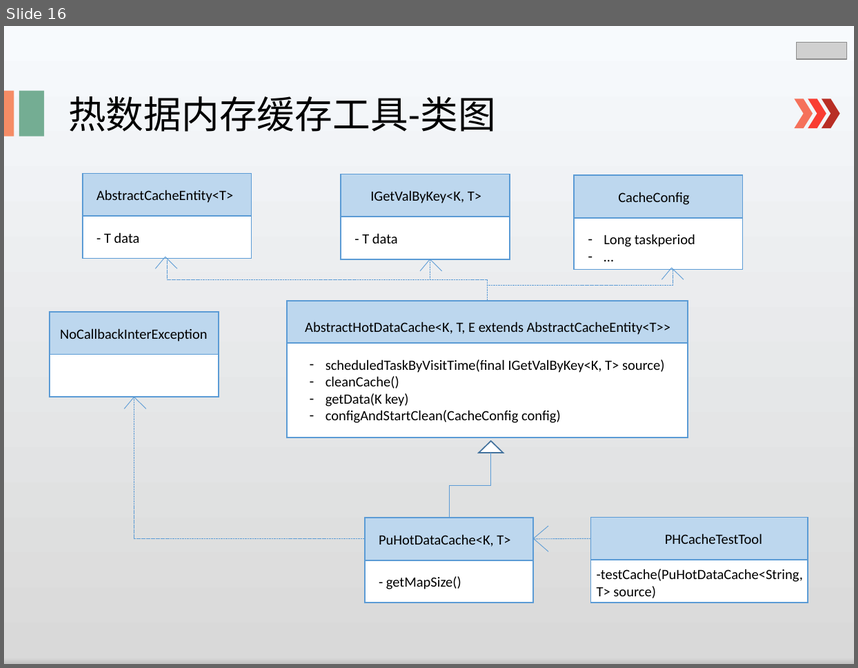
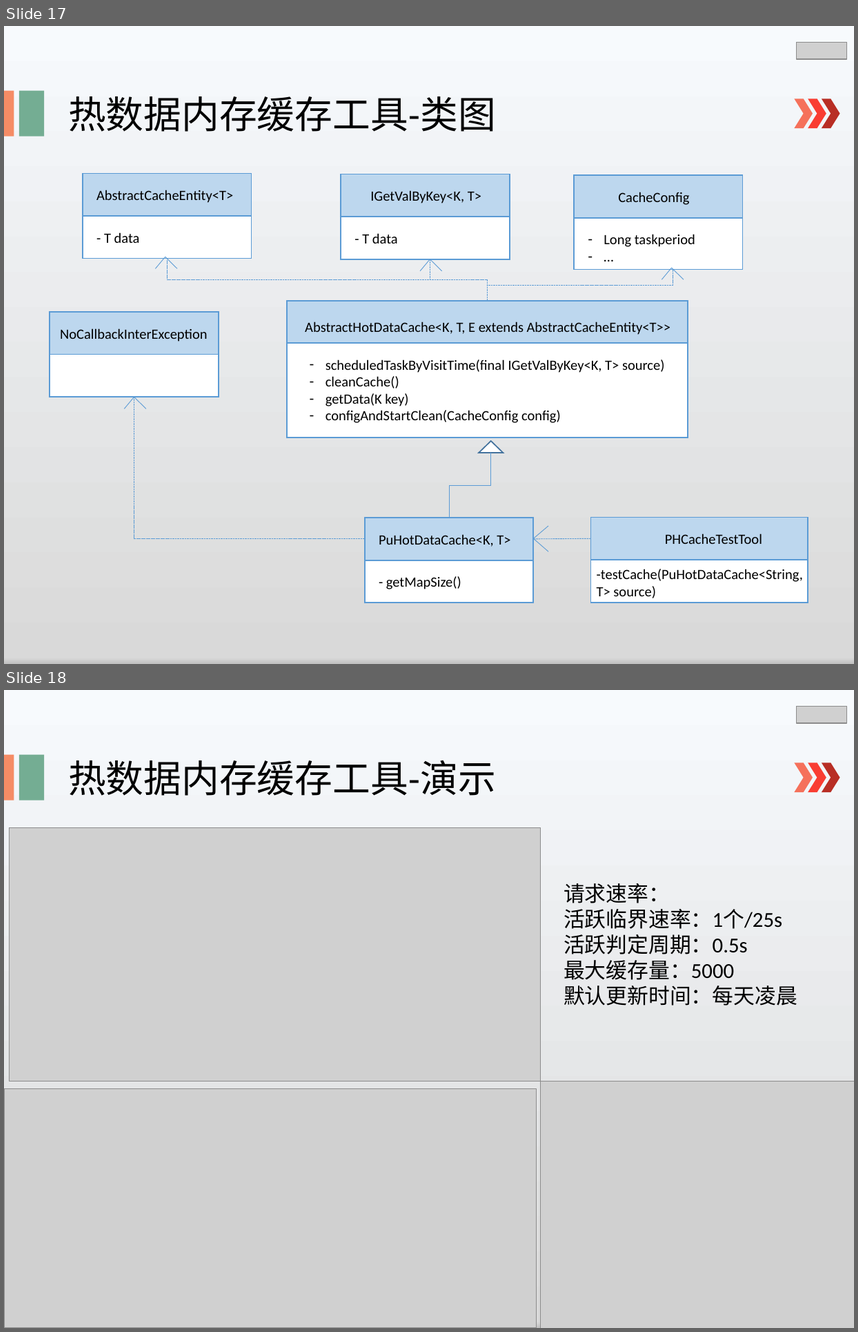
Before and after one commit to lspgithublxh/document, a slide deck: 业务文档跟踪/述职/shuzhi.pptx. Shown one above the other, each under a label of ours: slide 16 before the commit, slides 17 and 18 after it. The pictures are 858x668 and 858x1332 pixels, drawn with LibreOffice and Linux fonts; fonts in the diff are those of the drawing; grey boxes stand for pictures. Boxes give left, top, right and bottom in pixels: in the first picture for what was removed or moved away, otherwise in the second. Text is boxed around its words. In the diff, an @@ line names an element or a change of style, - is before the commit and + after.

```diff
--- a/业务文档跟踪/述职/shuzhi.pptx
+++ b/业务文档跟踪/述职/shuzhi.pptx
@@ slide 18 added at [4,690,854,1328], background gradient #F7FAFD to #D9D9D9 to #BFBFBF to #F2F2F2 to #CEE1F2 @@
@@ picture added at [796,706,847,723] @@
@@ rectangle added at [4,755,14,800], fill #F58C65 @@
@@ rectangle added at [19,755,45,800], fill #74AD93 @@
@@ text added at [68,760,496,796], 32 pt, text #000000 @@
+热数据内存缓存工具-演示
@@ chevron added at [795,762,813,792], fill #F5715B @@
@@ chevron added at [808,762,827,792], fill #F93D32 @@
@@ chevron added at [822,762,840,792], fill #B82E24 @@
@@ picture added at [9,828,540,1081] @@
@@ text added at [564,883,797,1005], 18 pt, text #000000 @@
+请求速率：
+活跃临界速率：1个/25s
+活跃判定周期：0.5s
+最大缓存量：5000
+默认更新时间：每天凌晨
@@ picture added at [540,1081,854,1328] @@
@@ picture added at [4,1089,536,1328] @@
@@ what was slide 16 is now slide 17 @@
```
Also in this commit, not shown: 3 slides changed, 8 other slides added, 2 slides removed.
